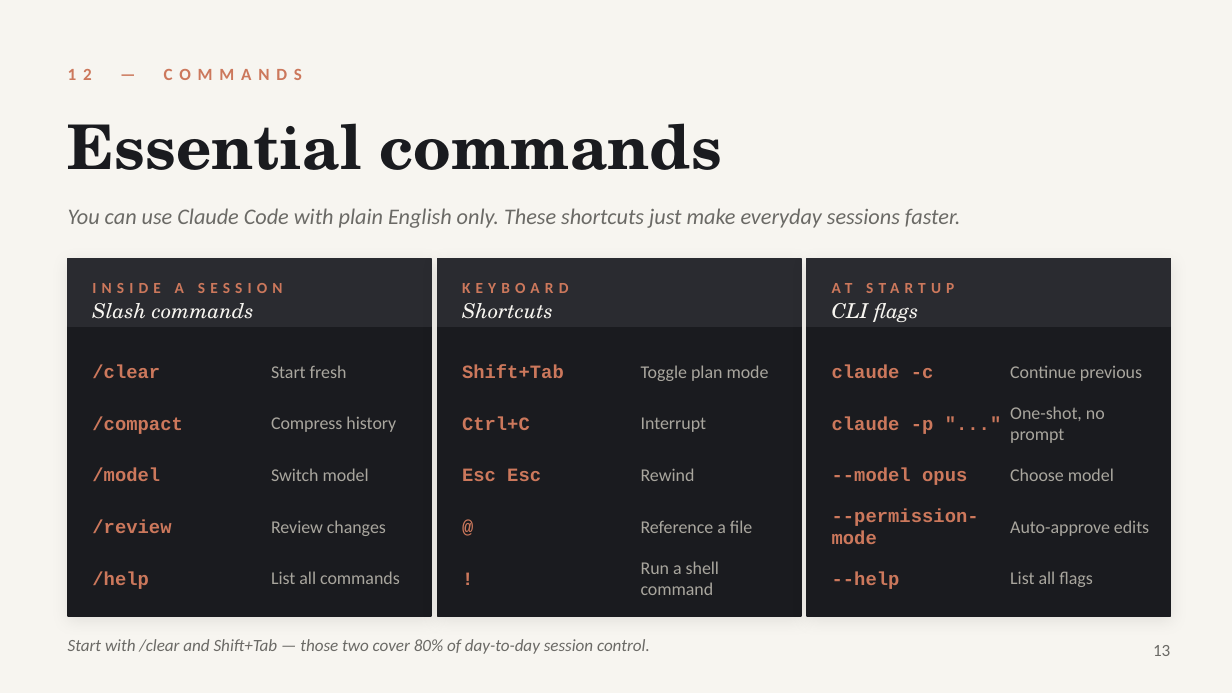
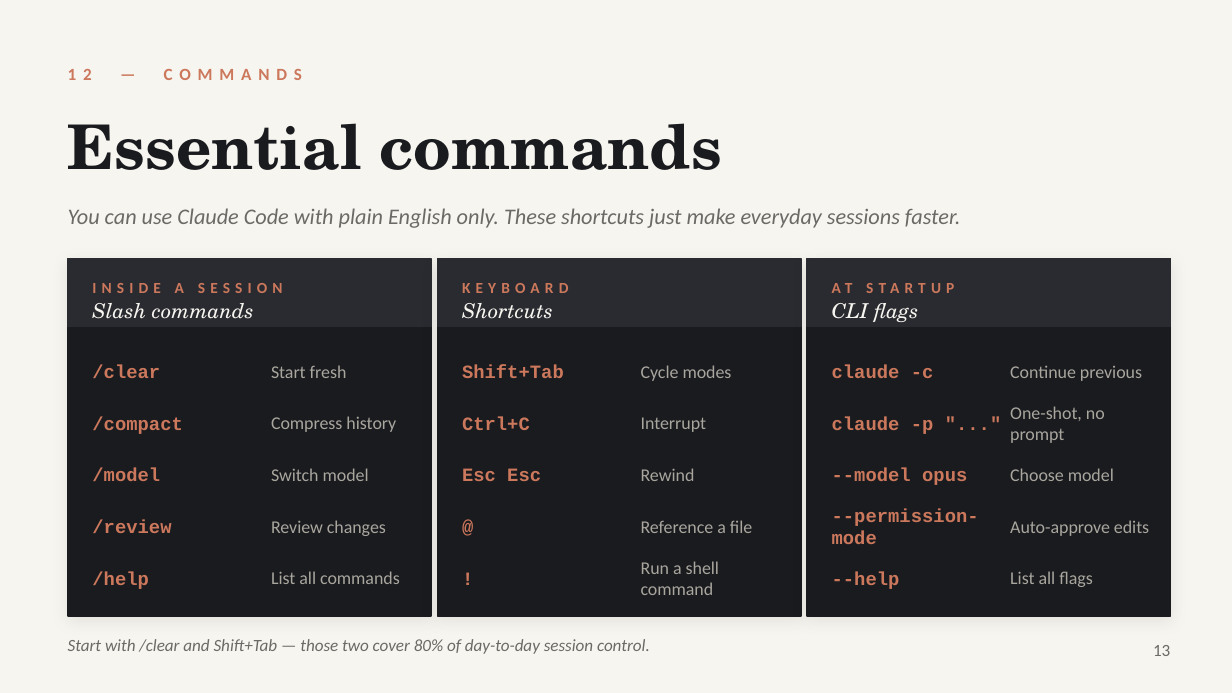
Before and after one commit to radrt/sap-presentation-claude, a slide deck: slide 13 of Claude_Code.pptx. Drawn at 1232x693 pixels with LibreOffice and Linux fonts; fonts in the diff are those of the drawing. Boxes give left, top, right and bottom in pixels: in the first picture for what was removed or moved away, otherwise in the second. Text is boxed around its words. In the diff, an @@ line names an element or a change of style, - is before the commit and + after.

```diff
--- a/Claude_Code.pptx
+++ b/Claude_Code.pptx
@@ text at (641, 365, 732, 381): text changed @@
-Toggle plan mode
+Cycle modes
```
